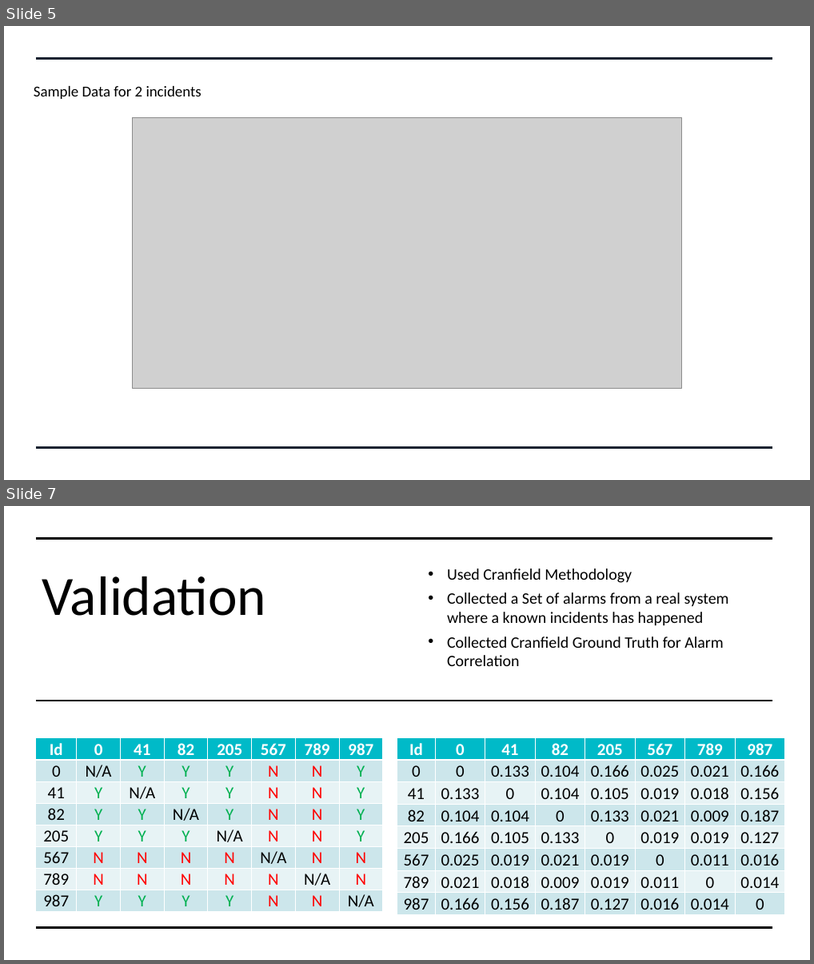
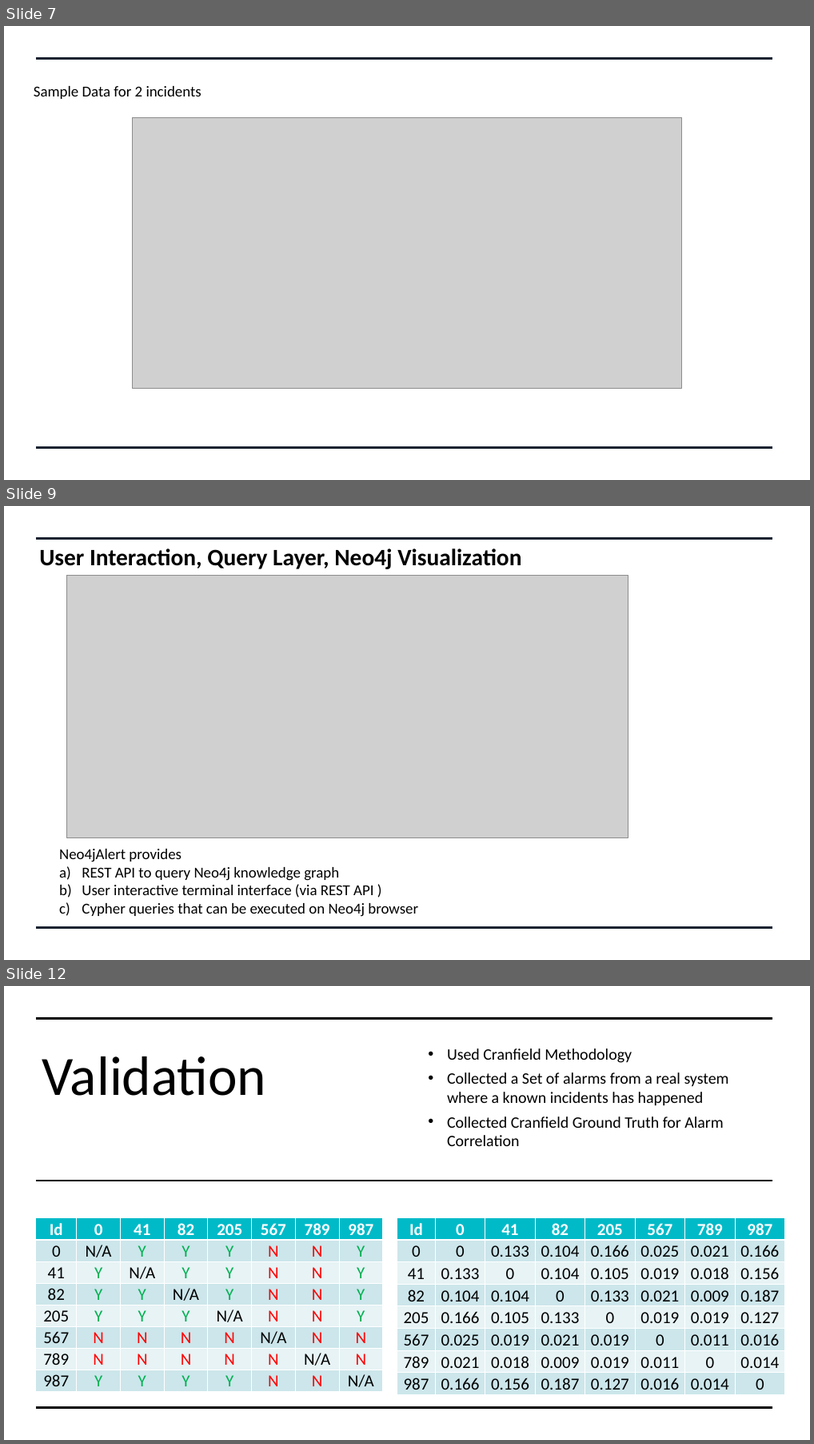
Before and after one commit to swatinanda/CS410-Fall2021-TeamAlpha, a slide deck: Team_Alpha_Presentation.pptx. Shown one above the other, each under a label of ours: slides 5 and 7 before the commit, slides 7, 9 and 12 after it; the slides between them are not shown. The pictures are 814x964 and 814x1444 pixels, drawn with LibreOffice and Linux fonts; fonts in the diff are those of the drawing; grey boxes stand for pictures. Boxes give left, top, right and bottom in pixels: in the first picture for what was removed or moved away, otherwise in the second. Text is boxed around its words. In the diff, an @@ line names an element or a change of style, - is before the commit and + after.

```diff
--- a/Team_Alpha_Presentation.pptx
+++ b/Team_Alpha_Presentation.pptx
@@ slide 9 added at [4,506,810,960], background #FFFFFF @@
@@ line added from (36, 539) to (774, 539), #182230 2.25 pt @@
@@ text added at [39,548,522,569], 28 pt, text #000000, bold @@
+User Interaction, Query Layer, Neo4j Visualization
@@ picture added at [67,576,628,837] @@
@@ text added at [59,848,418,916], 18 pt, text #000000 @@
+Neo4jAlert provides
+a) REST API to query Neo4j knowledge graph
+b) User interactive terminal interface (via REST API )
+c) Cypher queries that can be executed on Neo4j browser
@@ line added from (36, 927) to (774, 927), #182230 2.25 pt @@
@@ what was slide 5 is now slide 7 @@
@@ what was slide 7 is now slide 12 @@
```
Also in this commit, not shown: 1 slide changed, 6 other slides added, 2 slides removed.
